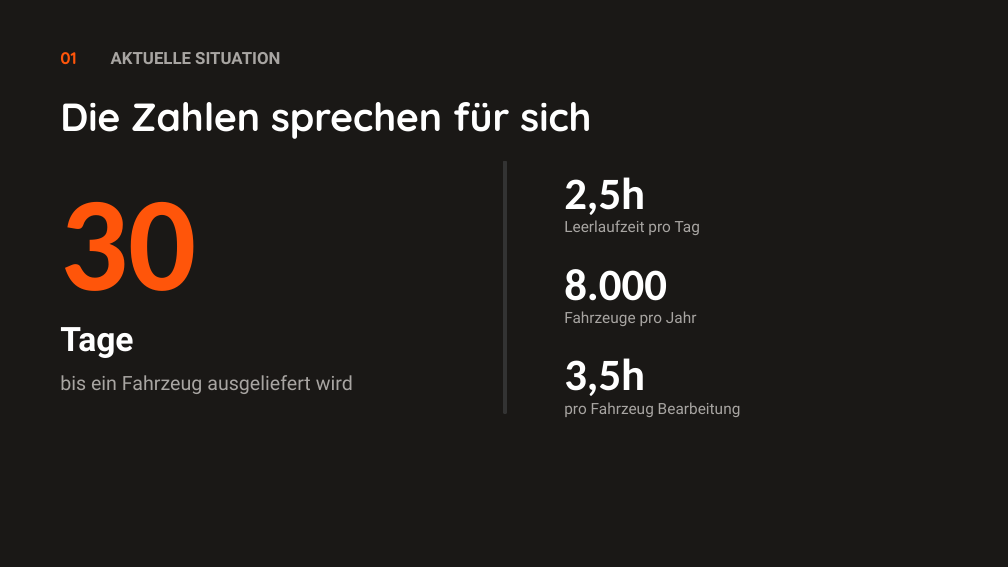
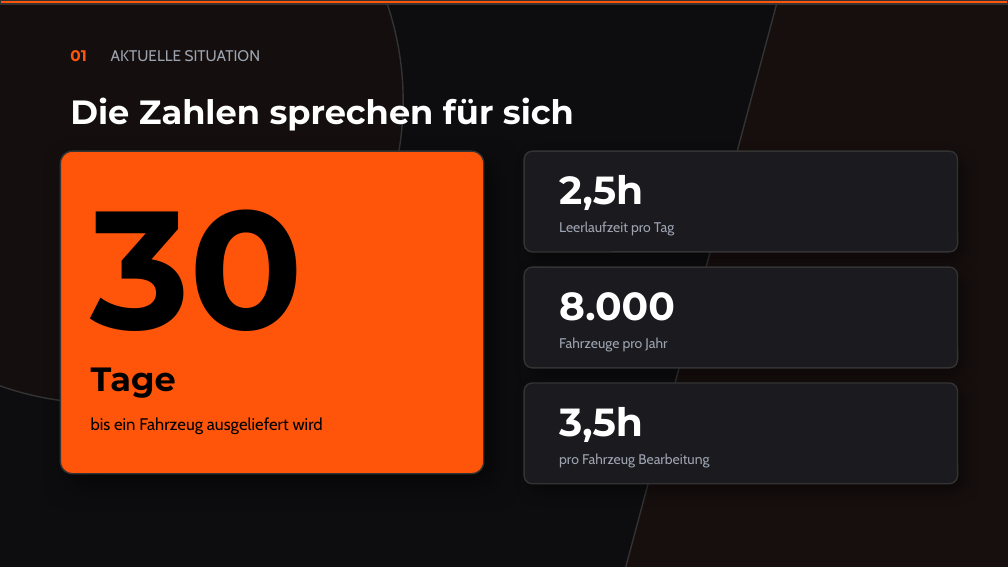
Before and after one commit to 0verhead/fahrerplanung-presentation, a slide deck: slide 4 of output/fahrersoftware-magnum-opus.pptx. Drawn at 1008x567 pixels with LibreOffice and Linux fonts; fonts in the diff are those of the drawing. Boxes give left, top, right and bottom in pixels: in the first picture for what was removed or moved away, otherwise in the second. Text is boxed around its words. In the diff, an @@ line names an element or a change of style, - is before the commit and + after.

```diff
--- a/output/fahrersoftware-magnum-opus.pptx
+++ b/output/fahrersoftware-magnum-opus.pptx
@@ background #1A1816 to #0D0D0F @@
@@ ellipse added at (0, 0, 403, 403), fill #FF550A at 3% opacity, outline #333333 1 pt @@
@@ rectangle added at (0, 0, 1008, 4), fill #FF550A, outline #333333 1 pt @@
@@ rectangle added at (610, 0, 1008, 567), fill #FF550A at 4% opacity, outline #333333 1 pt @@
@@ text "01": place and size @@
-text "01" at (60, 52, 76, 64)
+text "01" at (70, 50, 86, 61)
@@ text "01" at (70, 50, 86, 61): size 12 to 11 pt, font Quicksand to Montserrat @@
@@ text "AKTUELLE SITUATION" at (111, 50, 261, 61): size 12 to 11 pt, font Roboto to Cabin, text colour #A8A5A2 to #9CA3AF, bold off @@
@@ text "Die Zahlen sprechen für sich": place and size @@
-text "Die Zahlen sprechen für sich" at (60, 102, 591, 139)
+text "Die Zahlen sprechen für sich" at (70, 97, 574, 131)
@@ text "Die Zahlen sprechen für sich" at (70, 97, 574, 131): size 28 to 24 pt, font Quicksand to Montserrat @@
@@ rounded rectangle added at (60, 151, 484, 474), fill #FF550A, outline #333333 1 pt @@
@@ text "30": place and size @@
-text "30" at (60, 202, 196, 291)
+text "30" at (91, 209, 305, 368)
@@ text "30" at (91, 209, 305, 368): size 96 to 120 pt, font Calibri to Montserrat, text colour #FF550A to #000000 @@
@@ rectangle removed at (504, 161, 506, 413) @@
@@ rounded rectangle added at (524, 151, 958, 252), fill #1A1A1F, outline #333333 1 pt @@
@@ rounded rectangle added at (524, 267, 958, 368), fill #1A1A1F, outline #333333 1 pt @@
@@ text "8.000": place and size @@
-text "8.000" at (564, 269, 667, 301)
+text "8.000" at (559, 292, 675, 321)
@@ text "Fahrzeuge pro Jahr": place and size @@
-text "Fahrzeuge pro Jahr" at (564, 311, 697, 326)
+text "Fahrzeuge pro Jahr" at (559, 337, 667, 352)
@@ text "Tage": place and size @@
-text "Tage" at (60, 327, 133, 358)
+text "Tage" at (91, 367, 176, 398)
@@ text "Tage" at (91, 367, 176, 398): font Roboto to Montserrat, text colour #FFFFFF to #000000 @@
@@ rounded rectangle added at (524, 383, 958, 484), fill #1A1A1F, outline #333333 1 pt @@
@@ text "bis ein Fahrzeug ausgeliefert wird": place and size @@
-text "bis ein Fahrzeug ausgeliefert wird" at (60, 375, 353, 394)
+text "bis ein Fahrzeug ausgeliefert wird" at (91, 417, 323, 434)
@@ text "bis ein Fahrzeug ausgeliefert wird" at (91, 417, 323, 434): size 14 to 12 pt, font Roboto to Cabin, text colour #A8A5A2 to #000000 @@
@@ size 32 to 28 pt, font Calibri to Montserrat in 3 elements at (559, 175, 643, 210), (559, 292, 675, 321), (559, 407, 643, 442) @@
@@ text "3,5h": place and size @@
-text "3,5h" at (564, 358, 645, 396)
+text "3,5h" at (559, 407, 643, 442)
@@ size 11 to 10 pt, font Roboto to Cabin, text colour #A8A5A2 to #9CA3AF in 3 elements at (559, 221, 674, 236), (559, 337, 667, 352), (559, 453, 709, 468) @@
@@ text "pro Fahrzeug Bearbeitung": place and size @@
-text "pro Fahrzeug Bearbeitung" at (564, 402, 741, 417)
+text "pro Fahrzeug Bearbeitung" at (559, 453, 709, 468)
```
Also in this commit, not shown: 11 other slides changed, 1 other file.
